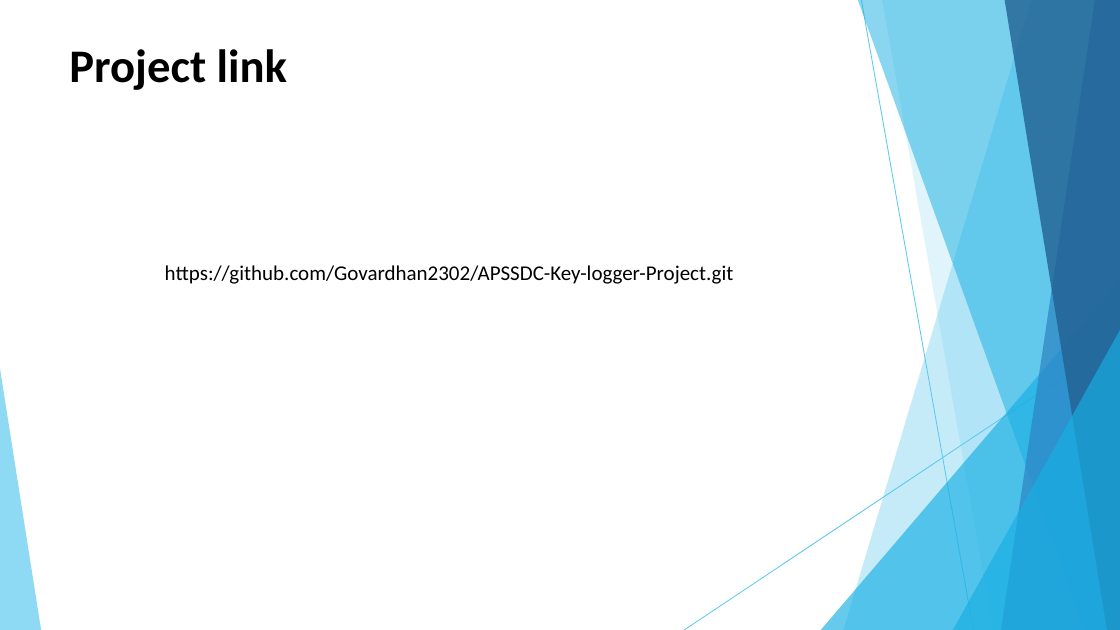
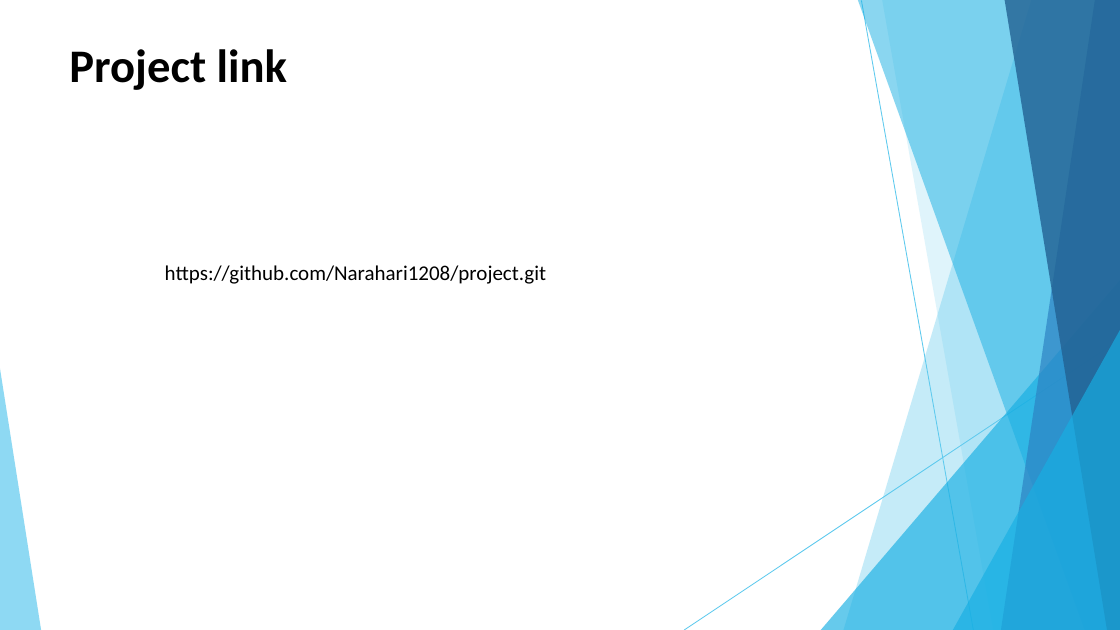
Before and after one commit to Narahari1208/project, a slide deck: slide 12 of Keylogger and Security project.pptx. Drawn at 1120x630 pixels with LibreOffice and Linux fonts; fonts in the diff are those of the drawing. Boxes give left, top, right and bottom in pixels: in the first picture for what was removed or moved away, otherwise in the second. Text is boxed around its words. In the diff, an @@ line names an element or a change of style, - is before the commit and + after.

```diff
--- a/Keylogger and Security project.pptx
+++ b/Keylogger and Security project.pptx
@@ text at box(165, 265, 546, 284): text changed @@
-https://github.com/Govardhan2302/APSSDC-Key-logger-Project.git
+https://github.com/Narahari1208/project.git
```
